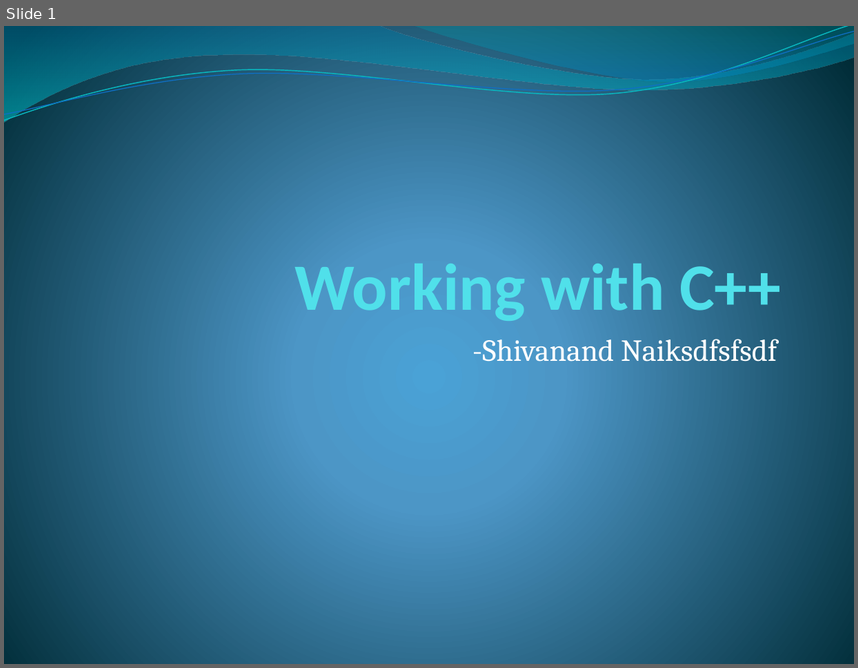
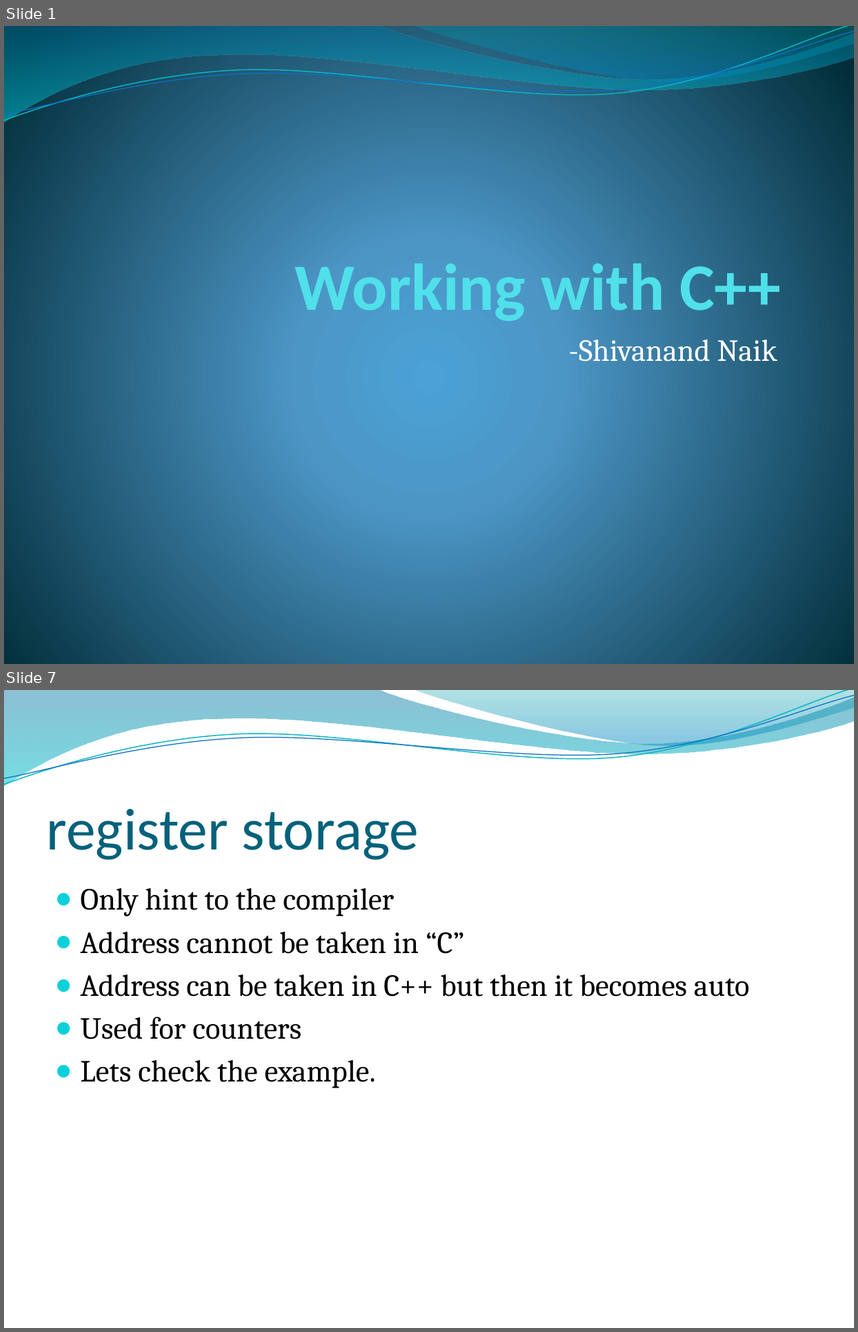
Before and after one commit to shivanandnaik/Presentations, a slide deck: c++.pptx. Shown one above the other, each under a label of ours: slide 1 before the commit, slides 1 and 7 after it; the slides between them are not shown. The pictures are 858x668 and 858x1332 pixels, drawn with LibreOffice and Linux fonts; fonts in the diff are those of the drawing; background and template pictures are left out. Boxes give left, top, right and bottom in pixels: in the first picture for what was removed or moved away, otherwise in the second. Text is boxed around its words. In the diff, an @@ line names an element or a change of style, - is before the commit and + after.

```diff
--- a/c++.pptx
+++ b/c++.pptx
@@ slide 7 added at [4, 690, 854, 1328], background picture (left out); not listed: 4 template elements that a slide beside it also shows @@
@@ title added at [47, 809, 419, 860], 50 pt, text #04617B @@
+register storage
@@ text added at [81, 888, 750, 1088], 26 pt, text #000000 @@
+● Only hint to the compiler
+● Address cannot be taken in “C”
+● Address can be taken in C++ but then it becomes auto
+● Used for counters
+● Lets check the example.
@@ slide 1 changed as well @@
@@ subtitle at [568, 339, 777, 361]: text changed @@
--Shivanand Naiksdfsfsdf
+-Shivanand Naik
```
Also in this commit, not shown: 1 other slide changed, 23 other slides added.
